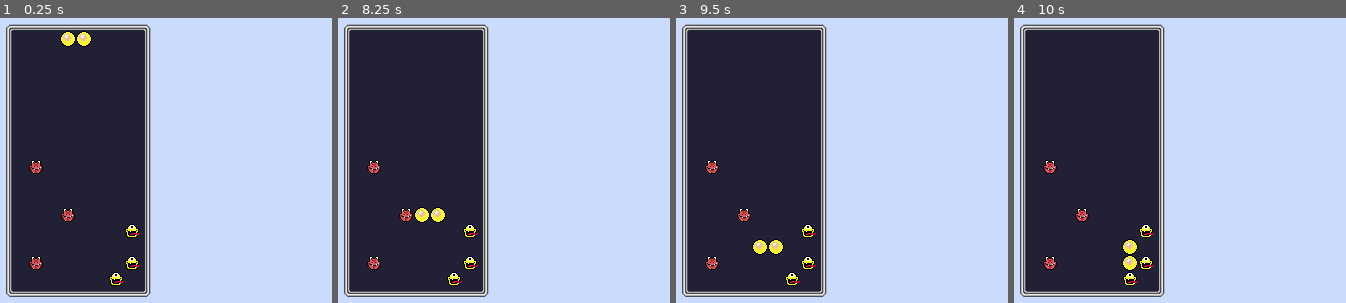
Above: before the commit, frames 1-4 (left to right).
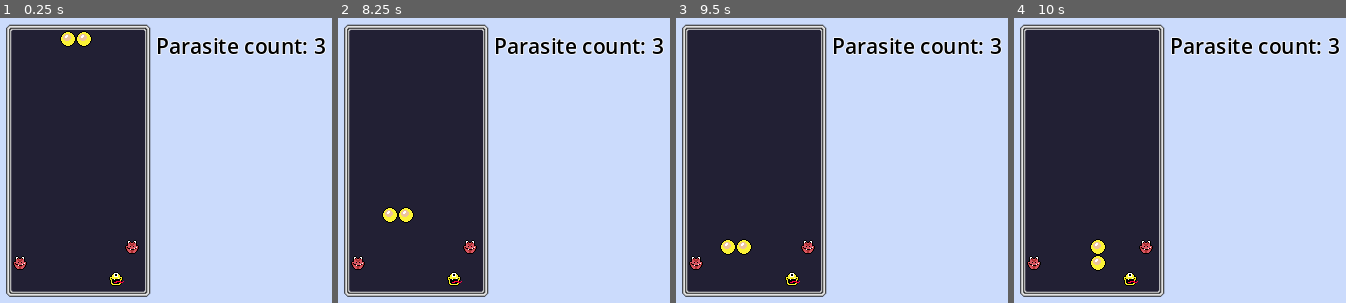
Above: after the commit, the same moments.

Repository: KurzweilTV/GodotWild67
Game: Godot game, scene res://scenes/main.tscn
Same seed, same stepped clock (60 frames per second), same inputs: the game is played once before the commit and once after it.
Inputs (mouse positions are in pixels of both pictures, inside the frame that each line leads up to):
- Up to frame 1 (0.25 s): no input
- Up to frame 2 (8.25 s): tap Enter at 0.5, 2, 3.5 s; move the mouse to (553, 117) at 0.52 s; hold D (right) 0.53-1.28 s; hold Space (rotate) 0.53-1.28 s; move the mouse to (outside the picture) at 1.27 s; hold A (left) 1.28-2.03 s; tap S (slam) every 1.5 s from 1.35 to 7.35 s; move the mouse to (477, 35) at 2.02 s; hold Space (rotate) 2.03-2.78 s; hold D (right) 2.03-3.53 s; move the mouse to (381, 237) at 2.77 s; move the mouse to (606, 214) at 3.52 s; hold Space (rotate) 3.53-4.28 s; hold A (left) 3.53-5.78 s; move the mouse to (outside the picture) at 4.27 s; move the mouse to (447, 143) at 5.02 s; hold Space (rotate) 5.03-5.78 s; move the mouse to (outside the picture) at 5.77 s; hold D (right) 5.78-8.03 s; move the mouse to (553, 117) at 6.52 s; hold Space (rotate) 6.53-7.28 s; move the mouse to (outside the picture) at 7.27 s; move the mouse to (477, 35) at 8.02 s; hold A (left) from 8.03 s (still down); hold Space (rotate) from 8.03 s (still down)
- Up to frame 3 (9.5 s): keep holding A (left); move the mouse to (719, 237) at 8.77 s; release Space (rotate) at 8.78 s; tap S (slam) at 8.85 s
- Up to frame 4 (10 s): move the mouse to (1282, 214) at 9.52 s; release A (left) at 9.53 s; hold D (right) from 9.53 s (still down); hold Space (rotate) from 9.53 s (still down)

The runs differ from the first frame. In frame 1, 2.7% of the frame differs, in the area x 3-99%, y 6-89%; in frame 2, 3.3%; in frame 3, 3.4%; in frame 4, 3.4%.

Commit message:
adds loading next level on complete

Diff:
--- a/globals/grid.gd
+++ b/globals/grid.gd
@@ -100,7 +100,6 @@
 				clear_cell(x, clear_y)
 			emit_signal("line_cleared")
 
-
 func clear_cell(x, y):
 	var cell = grid[y][x]
 	if cell != null and typeof(cell) == TYPE_DICTIONARY and "node" in cell:
@@ -108,3 +107,8 @@
 		if is_instance_valid(node):
 			node.queue_free()  # Remove the node from the scene
 	grid[y][x] = null  # Clear the grid cell
+
+func update_parasite_count() -> int: #HACK way of figuring out the number of parasites on the board
+	var grid_string = str(grid)
+	var count = grid_string.count("parasite")
+	return count
--- a/levels/level1.tscn
+++ b/levels/level1.tscn
@@ -6,25 +6,13 @@
 [node name="Gameboard" instance=ExtResource("1_rsj2q")]
 
 [node name="Parasite" parent="." index="2" instance=ExtResource("2_l4qn6")]
-position = Vector2(16, 128)
+position = Vector2(0, 224)
 virus_color = "Red"
 
-[node name="Parasite2" parent="." index="3" instance=ExtResource("2_l4qn6")]
-position = Vector2(112, 192)
-virus_color = "Yellow"
-
-[node name="Parasite3" parent="." index="4" instance=ExtResource("2_l4qn6")]
+[node name="Parasite3" parent="." index="3" instance=ExtResource("2_l4qn6")]
 position = Vector2(96, 240)
 virus_color = "Yellow"
 
-[node name="Parasite4" parent="." index="5" instance=ExtResource("2_l4qn6")]
-position = Vector2(112, 224)
-virus_color = "Yellow"
-
-[node name="Parasite5" parent="." index="6" instance=ExtResource("2_l4qn6")]
-position = Vector2(48, 176)
+[node name="Parasite5" parent="." index="4" instance=ExtResource("2_l4qn6")]
+position = Vector2(112, 208)
 virus_color = "Red"
-
-[node name="Parasite6" parent="." index="7" instance=ExtResource("2_l4qn6")]
-position = Vector2(16, 224)
-virus_color = "Red"
--- a/scenes/gameboard.tscn
+++ b/scenes/gameboard.tscn
@@ -1,9 +1,14 @@
-[gd_scene load_steps=5 format=3 uid="uid://dl2wqasa6pwrg"]
+[gd_scene load_steps=6 format=3 uid="uid://dl2wqasa6pwrg"]
 
 [ext_resource type="Script" path="res://scripts/gameboard.gd" id="1_mxnh0"]
 [ext_resource type="Texture2D" uid="uid://cox27inc6hd71" path="res://art/background/NewGameBoard.png" id="2_x78yu"]
 [ext_resource type="AudioStream" uid="uid://by6cxq3ef8k4a" path="res://sounds/effects/destroyed.mp3" id="4_qb7vh"]
 [ext_resource type="AudioStream" uid="uid://cb7bp8wolucnp" path="res://sounds/effects/falling.mp3" id="4_whhg2"]
+
+[sub_resource type="LabelSettings" id="LabelSettings_d76ag"]
+font_size = 21
+font_color = Color(0, 0, 0, 1)
+outline_size = 3
 
 [node name="Gameboard" type="Node2D"]
 script = ExtResource("1_mxnh0")
@@ -22,3 +27,10 @@
 [node name="lock_sound" type="AudioStreamPlayer2D" parent="Sounds"]
 stream = ExtResource("4_whhg2")
 volume_db = -10.0
+
+[node name="Label" type="Label" parent="."]
+offset_left = 144.0
+offset_right = 184.0
+offset_bottom = 23.0
+text = "Parasites = 0"
+label_settings = SubResource("LabelSettings_d76ag")
--- a/scripts/gameboard.gd
+++ b/scripts/gameboard.gd
@@ -1,12 +1,19 @@
 extends Node2D
 class_name Gameboard
 
+signal level_complete
+
+@onready var label: Label = $Label
+
 var active_pieces : int
+var active_parasites : int = 0
 var capsule_scene = preload("res://scenes/capsule.tscn")
 var dummy_parasite_scene = preload("res://scenes/DummyParasite.tscn")
 var pellet_scene = preload("res://scenes/Pellet.tscn")
 var spawn_point_1 = Grid.grid_to_position(Vector2(3, 0))
 var spawn_point_2 = Grid.grid_to_position(Vector2(4, 0))
+var parasite_count : int = 0
+
 
 func _ready() -> void:
 	spawn_piece()
@@ -16,6 +23,10 @@
 func _process(_delta: float) -> void:
 	spawn_parasites()
 	spawn_pellets()
+	parasite_count = Grid.update_parasite_count()
+	label.text = "Parasite count: " + str(parasite_count)
+	if parasite_count == 0:
+		emit_signal("level_complete")
 
 func spawn_piece() -> void:
 	var capsule1 = capsule_scene.instantiate()
--- a/scripts/level_loader.gd
+++ b/scripts/level_loader.gd
@@ -10,6 +10,7 @@
 	count_available_levels()
 	load_levels()
 	start_level(level_index) # Start with the first level
+	connect("line_cleared", Callable(self, "_on_line_cleared"))
 
 func _unhandled_input(event: InputEvent) -> void:
 	if Input.is_action_just_pressed("debug_next_level"):
@@ -22,6 +23,7 @@
 
 	var level = loaded_levels[level_index]
 	var new_level_instance = level.instantiate()
+	new_level_instance.connect("level_complete", Callable(self, "_on_level_complete"))
 	new_level_instance.global_position = gameboard_loc
 	add_child(new_level_instance)
 	current_level_instance = new_level_instance
@@ -55,3 +57,8 @@
 			loaded_levels.append(level)
 		else:
 			printerr("Failed to load level at path: %s" % level_path)
+
+# signals
+
+func _on_level_complete() -> void:
+	load_next_level()
